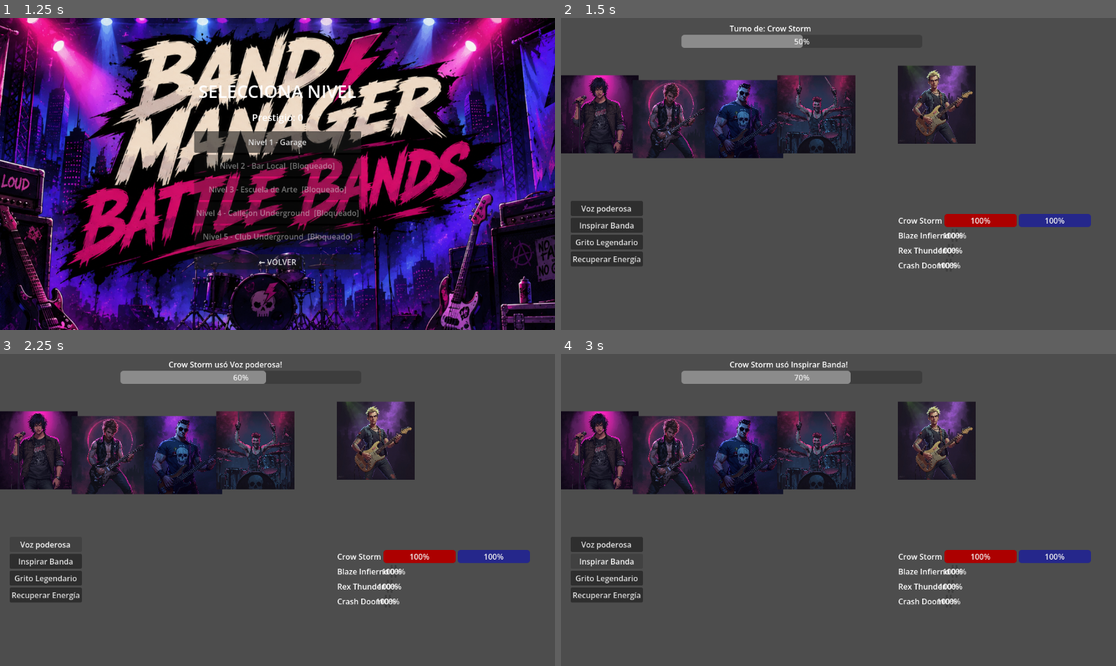
Above: before the commit, frames 1-4 (two rows, left to right).
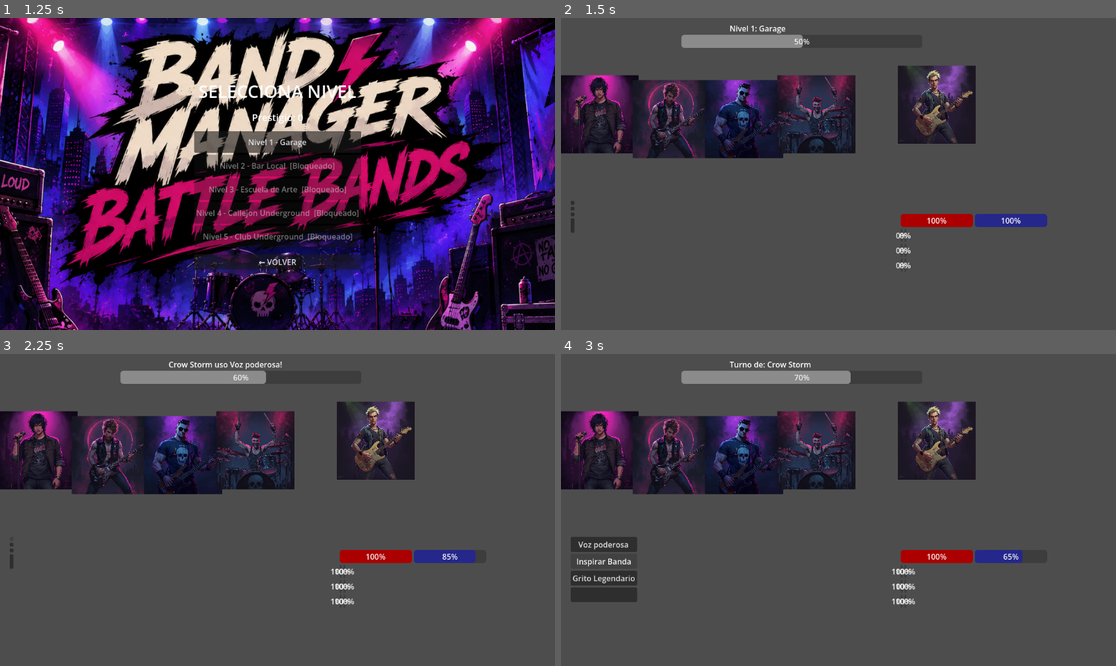
Above: after the commit, the same moments.

Repository: LeonelAcostaCruz/band-manager-battle-bands
Game: Godot game, scene res://scenes/ui/MainMenu.tscn
Same seed, same stepped clock (60 frames per second), same inputs: the game is played once before the commit and once after it.
Inputs (mouse positions are in pixels of both pictures, inside the frame that each line leads up to; where the layout moved, square brackets give the same spot in the first picture):
- Up to frame 1 (1.25 s): click "JUGAR" at 0.5 s
- Up to frame 2 (1.5 s): click "Nivel 1 - Garage" at 1.25 s
- Up to frame 3 (2.25 s): click (11, 538) [44, 544] at 2 s
- Up to frame 4 (3 s): click (572, 544) [605, 559] at 2.75 s

Frame 1 is identical in both runs. In frame 2, 3.9% of the frame differs, in the area x 1-96%, y 2-81%; in frame 3, 3.4%; in frame 4, 2.6%.

Commit message:
feat: sistema de niveles progresivos funcionando correctamente

Diff:
--- a/scenes/battle/BattleScene.gd
+++ b/scenes/battle/BattleScene.gd
@@ -1,9 +1,9 @@
 extends Node2D
+
 var crow_storm = preload("res://resources/characters/crow_storm.tres")
 var blaze_inferno = preload("res://resources/characters/blaze_inferno.tres")
 var rex_thunder = preload("res://resources/characters/rex_thunder.tres")
 var crash_doom = preload("res://resources/characters/crash_doom.tres")
-var los_novatos = preload("res://resources/characters/los_novatos.tres")
 
 var banda_jugador: Array = []
 var banda_enemiga: Array = []
@@ -14,36 +14,26 @@
 @onready var hype_bar = $HUD/HypeBar
 @onready var turno_label = $HUD/TurnoLabel
 @onready var acciones_panel = $HUD/AccionesPanel
-# Agrega estas variables @onready debajo de las que ya tienes:
-@onready var hp_crow = $HUD/StatsPanel/StatsCrow/HPCrow
-@onready var energia_crow = $HUD/StatsPanel/StatsCrow/EnergiaCrow
-@onready var hp_blaze = $HUD/StatsPanel/StatsBlaze/HPBlaze
-@onready var energia_blaze = $HUD/StatsPanel/StatsBlaze/EnergiaBlaze
-@onready var hp_rex = $HUD/StatsPanel/StatsRex/HPRex
-@onready var energia_rex = $HUD/StatsPanel/StatsRex/EnergiaRex
-@onready var hp_crash = $HUD/StatsPanel/StatsCrash/HPCrash
-@onready var energia_crash = $HUD/StatsPanel/StatsCrash/EnergiaCrash
-
-@onready var nombre_crow = $HUD/StatsPanel/StatsCrow/NombreCrow
-@onready var nombre_blaze = $HUD/StatsPanel/StatsBlaze/NombreBlaze
-@onready var nombre_rex = $HUD/StatsPanel/StatsRex/NombreRex
-@onready var nombre_crash = $HUD/StatsPanel/StatsCrash/NombreCrash
 
 func _ready():
+	# Restaurar stats del jugador
 	banda_jugador = [crow_storm, blaze_inferno, rex_thunder, crash_doom]
-	banda_enemiga = [los_novatos]
-
-
 	for miembro in banda_jugador:
 		miembro.hp_actual = miembro.hp_max
 		miembro.energia_actual = miembro.energia_max
-	for enemigo in banda_enemiga:
-		enemigo.hp_actual = enemigo.hp_max
-		enemigo.energia_actual = enemigo.energia_max
+
+	# Cargar enemigo según nivel actual
+	var nivel_data = GameData.NIVELES[GameData.nivel_actual]
+	var enemigo = load(nivel_data["enemigo"])
+	enemigo.hp_actual = enemigo.hp_max
+	enemigo.energia_actual = enemigo.energia_max
+	banda_enemiga = [enemigo]
 
 	hype_bar.max_value = 100
 	hype_bar.value = hype
 
+	turno_label.text = "Nivel " + str(GameData.nivel_actual) + ": " + nivel_data["nombre"]
+	await get_tree().create_timer(1.5).timeout
 	iniciar_turno()
 	actualizar_stats()
 
@@ -70,12 +60,11 @@
 	var habilidad = atacante.habilidades[indice]
 
 	if atacante.energia_actual < habilidad.costo_energia:
-		turno_label.text = "¡" + atacante.nombre + " no tiene energía!"
+		turno_label.text = "!" + atacante.nombre + " no tiene energia!"
 		return
 
 	atacante.energia_actual -= habilidad.costo_energia
 
-	# Aplicar daño al enemigo
 	var enemigo = banda_enemiga[0]
 	match habilidad.tipo:
 		"ataque":
@@ -85,44 +74,51 @@
 		"buff":
 			atacante.carisma += 5
 		"recuperar":
-			atacante.energia_actual = min(atacante.energia_actual + 30, atacante.energia_max)
+			atacante.energia_actual = min(
+				atacante.energia_actual + 30,
+				atacante.energia_max
+			)
 
+	enemigo.hp_actual = max(enemigo.hp_actual, 0)
 	hype = min(hype + 10, 100)
 	hype_bar.value = hype
-	turno_label.text = atacante.nombre + " usó " + habilidad.nombre + "!"
+	turno_label.text = atacante.nombre + " uso " + habilidad.nombre + "!"
+	actualizar_stats()
 
 	await get_tree().create_timer(1.0).timeout
 	verificar_batalla()
-	actualizar_stats()
 
 func turno_enemigo():
 	var enemigo = banda_enemiga[0]
 	if enemigo.hp_actual <= 0:
 		return
 
-	# El enemigo ataca a un miembro aleatorio
 	var objetivo = banda_jugador[randi() % banda_jugador.size()]
 	var habilidad = enemigo.habilidades[randi() % enemigo.habilidades.size()]
 
 	objetivo.hp_actual -= habilidad.dano_base
-	turno_label.text = enemigo.nombre + " usó " + habilidad.nombre + " contra " + objetivo.nombre + "!"
+	objetivo.hp_actual = max(objetivo.hp_actual, 0)
+	turno_label.text = enemigo.nombre + " uso " + habilidad.nombre + "!"
 
 	hype = max(hype - 5, 0)
 	hype_bar.value = hype
+	actualizar_stats()
 
 	await get_tree().create_timer(1.0).timeout
-
-	# Regresa al turno del jugador
 	turno_jugador = true
 	turno_index = (turno_index + 1) % banda_jugador.size()
 	iniciar_turno()
 
 func verificar_batalla():
 	if banda_enemiga[0].hp_actual <= 0:
-		turno_label.text = "🎸 ¡VICTORIA! ¡Derrotaste a " + banda_enemiga[0].nombre + "!"
+		var nivel_data = GameData.NIVELES[GameData.nivel_actual]
+		turno_label.text = "VICTORIA! Derrotaste a " + banda_enemiga[0].nombre + "!"
 		acciones_panel.visible = false
 		GameData.ultimo_resultado_victoria = true
-		GameData.ganar_prestigio(50)
+		GameData.ganar_prestigio(nivel_data["prestigio"])
+		# Desbloquea el siguiente nivel
+		if GameData.nivel_actual < 5:
+			GameData.nivel_actual += 1
 		GameData.guardar()
 		await get_tree().create_timer(2.0).timeout
 		get_tree().change_scene_to_file("res://scenes/ui/ResultScreen.tscn")
@@ -130,7 +126,7 @@
 
 	var todos_caidos = banda_jugador.all(func(m): return m.hp_actual <= 0)
 	if todos_caidos:
-		turno_label.text = "💀 DERROTA... regresa al garage."
+		turno_label.text = "DERROTA... regresa al garage."
 		acciones_panel.visible = false
 		GameData.ultimo_resultado_victoria = false
 		GameData.guardar()
@@ -140,6 +136,37 @@
 
 	turno_jugador = false
 	iniciar_turno()
+
+func actualizar_stats():
+	var hp_crow = $HUD/StatsPanel/StatsCrow/HPCrow
+	var energia_crow = $HUD/StatsPanel/StatsCrow/EnergiaCrow
+	var hp_blaze = $HUD/StatsPanel/StatsBlaze/HPBlaze
+	var energia_blaze = $HUD/StatsPanel/StatsBlaze/EnergiaBlaze
+	var hp_rex = $HUD/StatsPanel/StatsRex/HPRex
+	var energia_rex = $HUD/StatsPanel/StatsRex/EnergiaRex
+	var hp_crash = $HUD/StatsPanel/StatsCrash/HPCrash
+	var energia_crash = $HUD/StatsPanel/StatsCrash/EnergiaCrash
+
+	hp_crow.max_value = crow_storm.hp_max
+	hp_crow.value = crow_storm.hp_actual
+	energia_crow.max_value = crow_storm.energia_max
+	energia_crow.value = crow_storm.energia_actual
+
+	hp_blaze.max_value = blaze_inferno.hp_max
+	hp_blaze.value = blaze_inferno.hp_actual
+	energia_blaze.max_value = blaze_inferno.energia_max
+	energia_blaze.value = blaze_inferno.energia_actual
+
+	hp_rex.max_value = rex_thunder.hp_max
+	hp_rex.value = rex_thunder.hp_actual
+	energia_rex.max_value = rex_thunder.energia_max
+	energia_rex.value = rex_thunder.energia_actual
+
+	hp_crash.max_value = crash_doom.hp_max
+	hp_crash.value = crash_doom.hp_actual
+	energia_crash.max_value = crash_doom.energia_max
+	energia_crash.value = crash_doom.energia_actual
+
 func _on_btn_habilidad_1_pressed():
 	usar_habilidad(0)
 
@@ -151,38 +178,12 @@
 
 func _on_btn_recuperar_pressed():
 	var personaje = banda_jugador[turno_index]
-	personaje.energia_actual = min(personaje.energia_actual + 30, personaje.energia_max)
-	turno_label.text = personaje.nombre + " recuperó energía!"
+	personaje.energia_actual = min(
+		personaje.energia_actual + 30,
+		personaje.energia_max
+	)
+	turno_label.text = personaje.nombre + " recupero energia!"
+	actualizar_stats()
 	await get_tree().create_timer(1.0).timeout
 	turno_jugador = false
 	verificar_batalla()
-	actualizar_stats()
-
-func actualizar_stats():
-	# HP máximo de cada personaje
-	hp_crow.max_value = crow_storm.hp_max
-	hp_crow.value = crow_storm.hp_actual
-	energia_crow.max_value = crow_storm.energia_max
-	energia_crow.value = crow_storm.energia_actual
-	nombre_crow.text = crow_storm.nombre
-
-	hp_blaze.max_value = blaze_inferno.hp_max
-	hp_blaze.value = blaze_inferno.hp_actual
-	energia_blaze.max_value = blaze_inferno.energia_max
-	energia_blaze.value = blaze_inferno.energia_actual
-	nombre_blaze.text = blaze_inferno.nombre
-
-	hp_rex.max_value = rex_thunder.hp_max
-	hp_rex.value = rex_thunder.hp_actual
-	energia_rex.max_value = rex_thunder.energia_max
-	energia_rex.value = rex_thunder.energia_actual
-	nombre_rex.text = rex_thunder.nombre
-
-	hp_crash.max_value = crash_doom.hp_max
-	hp_crash.value = crash_doom.hp_actual
-	energia_crash.max_value = crash_doom.energia_max
-	energia_crash.value = crash_doom.energia_actual
-	nombre_crash.text = crash_doom.nombre
-
-	# Agregar esta línea:
-	$HUD/AccionesPanel/BtnRecuperar.text = "Recuperar Energía"
